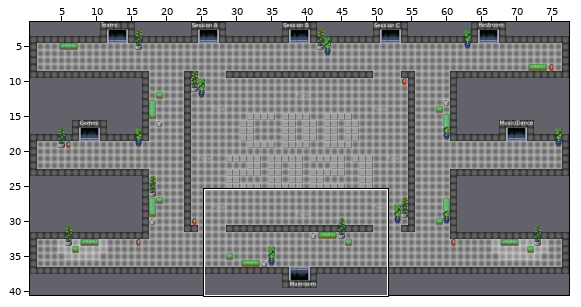
Tiled map (JSON) -- maps/foyer.json. Above: a wide view before the commit, with the close-up outlined.
Close-up. As it was:
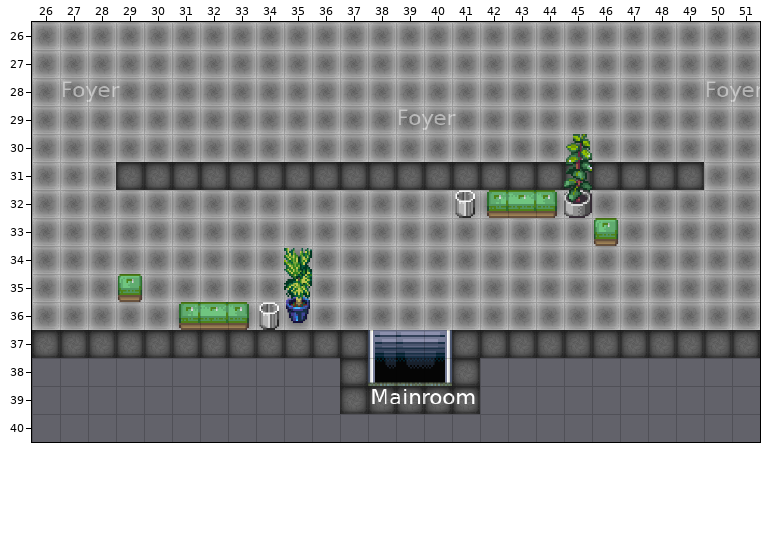
Cells are 32x32 px. Shown: x 26..51, y 26..40. The commit also changed other parts of the map, which this record leaves out.
The result:
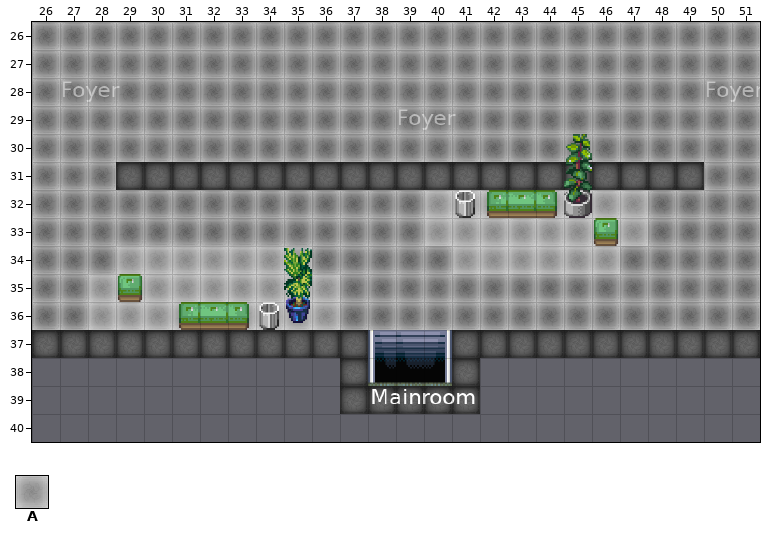
Key: from "floortileset": A 52.
_ is an empty cell.
Tiles of an added or newly shown layer are drawn over the layers below it.
See-through tiles are keyed as they look on the map.
From old to new:
{"where": "layer \"jitsi_8\" (added)"}
{"y":32,"x":40,"old":"___","new":"AAA"}
{"y":32,"x":44,"old":"____","new":"AAAA"}
{"y":33,"x":40,"old":"________","new":"AAAAAAAA"}
{"y":34,"x":41,"old":"______","new":"AAAAAA"}
{"where": "layer \"jitsi_7\" (added)"}
{"y":34,"x":29,"old":"_______","new":"AAAAAAA"}
{"y":35,"x":28,"old":"_________","new":"AAAAAAAAA"}
{"y":36,"x":28,"old":"____","new":"AAAA"}
{"y":36,"x":33,"old":"____","new":"AAAA"}
{"label":"added","picture_box":[424,190,648,274]}
{"label":"added","picture_box":[88,246,340,330]}
